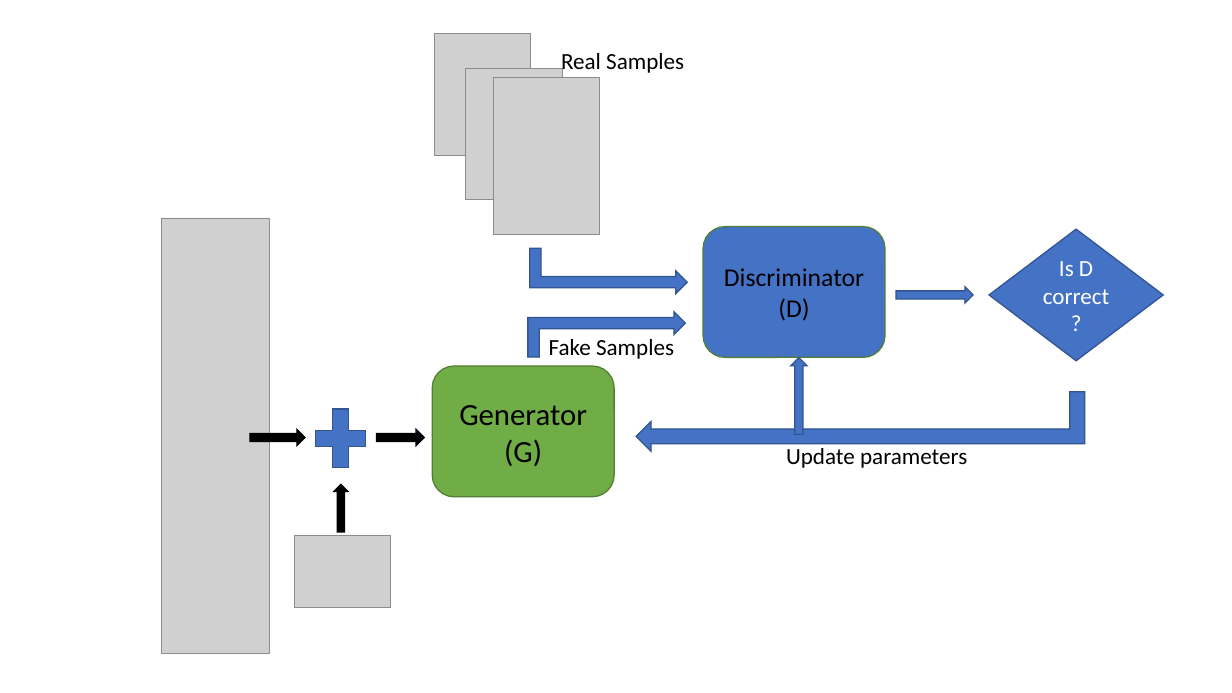
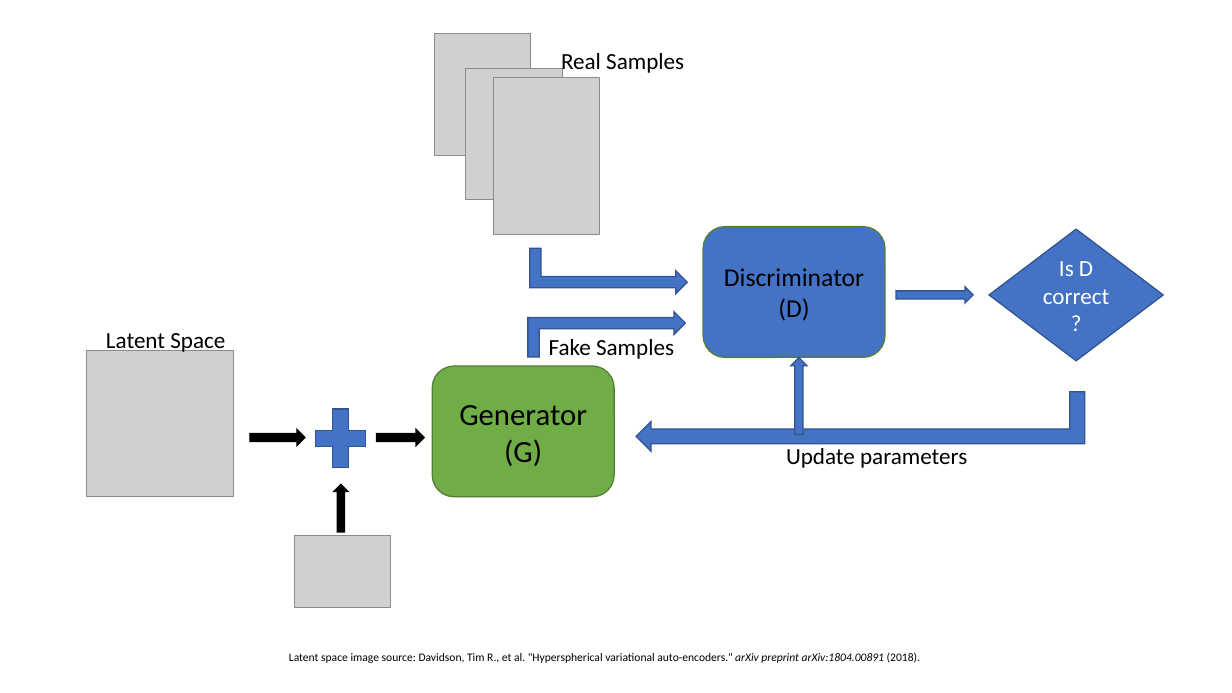
Before and after one commit to KAI10/GANs-Step-by-Step-Super-Res, a slide deck: slide 1 of GAN.pptx. Drawn at 1232x693 pixels with LibreOffice and Linux fonts; fonts in the diff are those of the drawing; grey boxes stand for pictures. Boxes give left, top, right and bottom in pixels: in the first picture for what was removed or moved away, otherwise in the second. Text is boxed around its words. In the diff, an @@ line names an element or a change of style, - is before the commit and + after.

```diff
--- a/GAN.pptx
+++ b/GAN.pptx
@@ picture removed at box(162, 218, 270, 654) @@
@@ picture added at box(86, 350, 233, 496) @@
@@ text added at box(106, 333, 225, 355), 18 pt, text #000000 @@
+Latent Space
@@ text added at box(289, 652, 920, 663), 9 pt, text #000000 @@
+Latent space image source: Davidson, Tim R., et al. "Hyperspherical variational auto-encoders." arXiv preprint arXiv:1804.00891 (2018).
```
Also in this commit, not shown: 3 other files.
